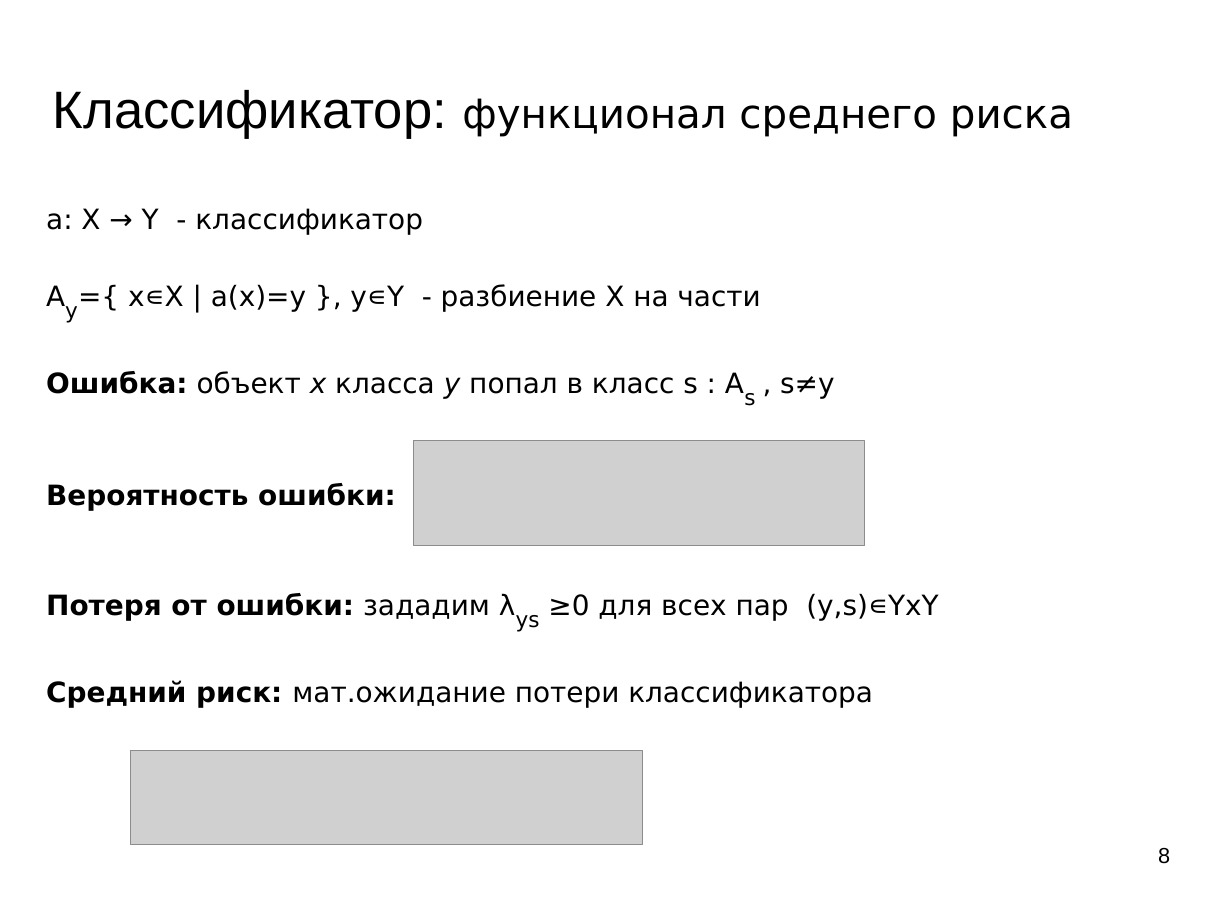
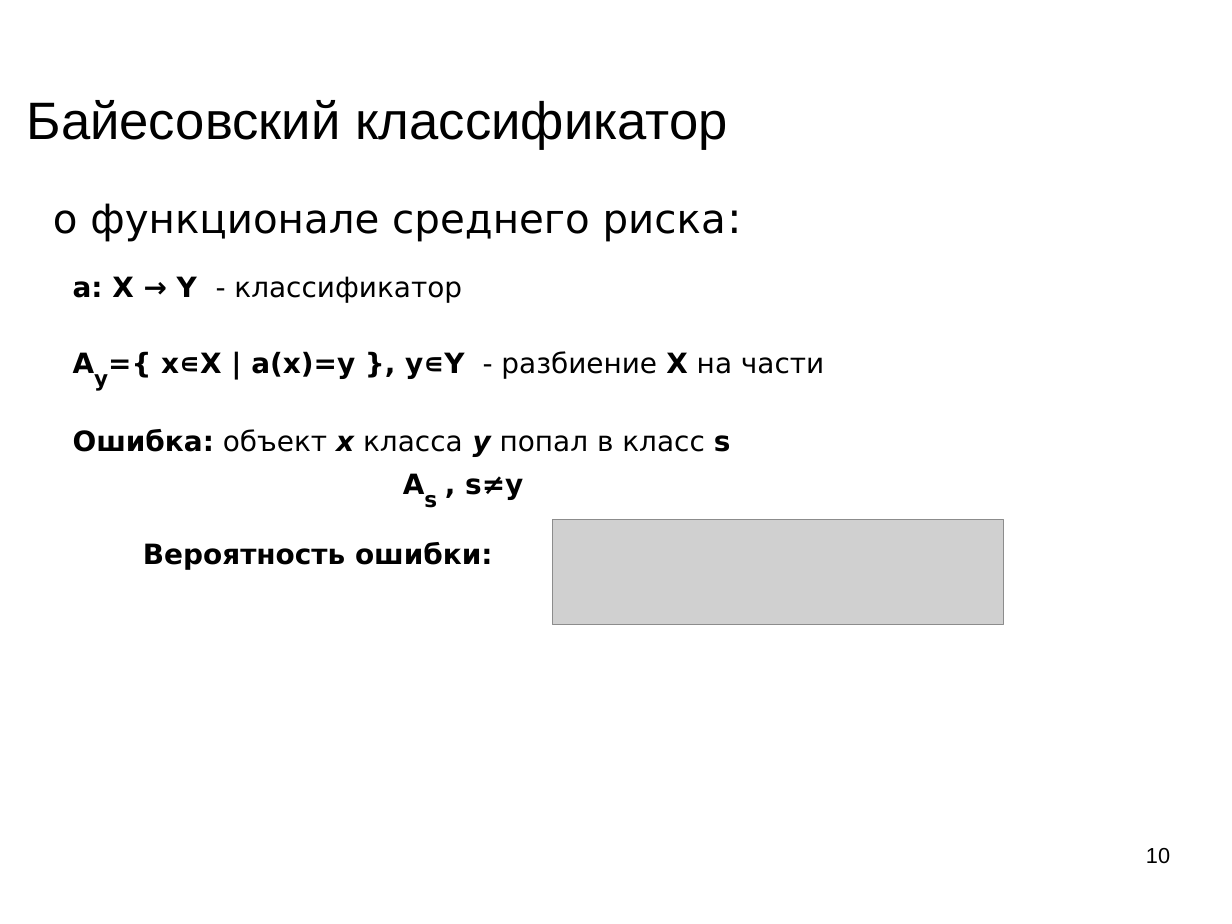
Before and after one commit to mechanoid5/ml_lectorium_legacy, a slide deck: slide 10 of 04-bayes.odp (slide 8 before the commit). Drawn at 1232x924 pixels with LibreOffice and Linux fonts; fonts in the diff are those of the drawing; grey boxes stand for pictures; background and template pictures are left out. Boxes give left, top, right and bottom in pixels: in the first picture for what was removed or moved away, otherwise in the second. Text is boxed around its words. In the diff, an @@ line names an element or a change of style, - is before the commit and + after.

```diff
--- a/04-bayes.odp
+++ b/04-bayes.odp
@@ title at box(27, 100, 728, 150): text changed; size 26 to 33.9 pt; font DejaVu Sans to Arial @@
-Классификатор: функционал среднего риска
+Байесовский классификатор
@@ title added at box(53, 203, 726, 242), 26 pt, text #000000 @@
+о функционале среднего риска:
@@ text "a: X → Y - ...": place and size @@
-text "a: X → Y - ..." at box(46, 208, 938, 707)
+text "a: X → Y - ..." at box(73, 276, 824, 500)
@@ text at box(73, 276, 824, 379): bold on in "a: X → Y", "Ay={ x∊X | a(x)=y }, y∊Y Х" @@
@@ text at box(73, 429, 731, 500): text changed @@
-Ошибка: объект x класса y попал в класс s : As , s≠y
-Вероятность ошибки:
-Потеря от ошибки: зададим λys ≥0 для всех пар (y,s)∊YxY
-Средний риск: мат.ожидание потери классификатора
+Ошибка: объект x класса y попал в класс s
+As , s≠y
@@ picture: place and size @@
-picture at box(414, 440, 864, 546)
+picture at box(552, 520, 1003, 625)
@@ text added at box(143, 542, 493, 569), 18 pt, text #000000, bold @@
+Вероятность ошибки:
@@ picture removed at box(131, 750, 643, 845) @@
@@ page number at box(1146, 848, 1170, 864): text changed @@
-8
+10
```
Also in this commit, not shown: 16 other slides changed, 8 slides added, 2 slides removed, 1 other file.
